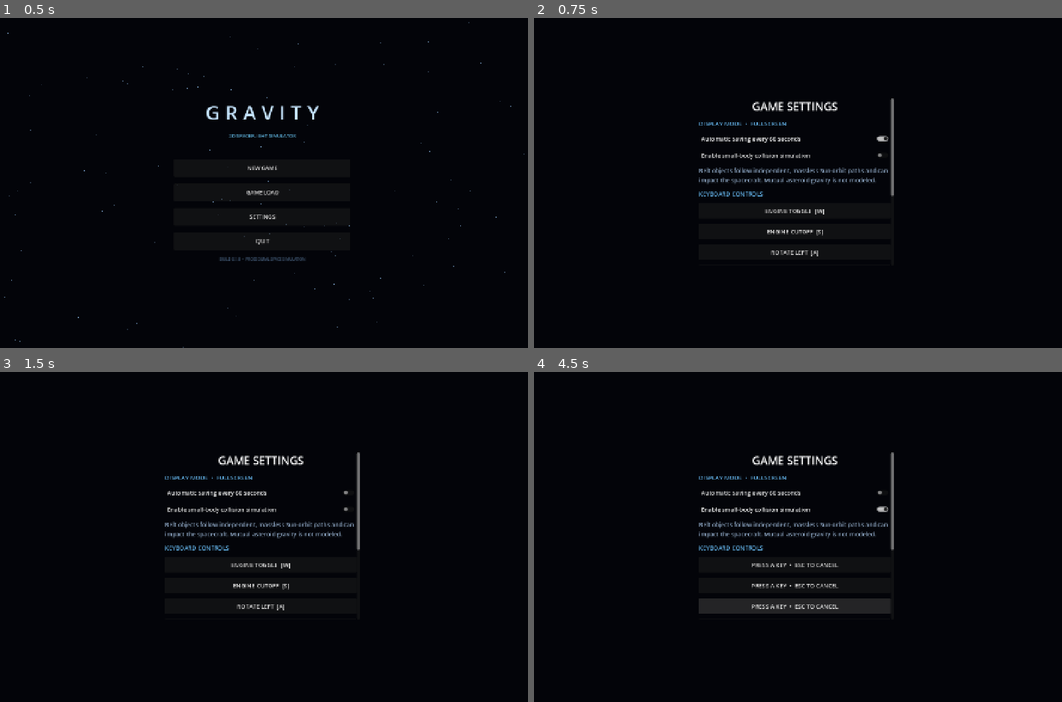
Above: before the commit, frames 1-4 (two rows, left to right).
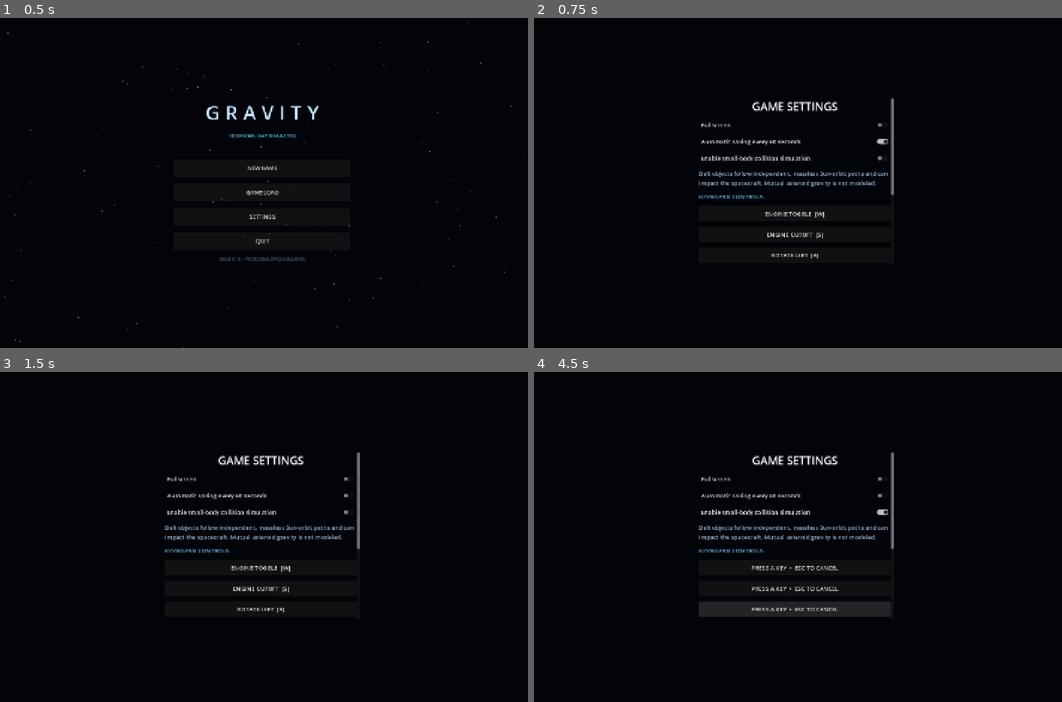
Above: after the commit, the same moments.

Repository: Blagos1195/Gravity-simulator
Game: Godot game, scene res://scenes/main.tscn
The game is run twice, just before and just after one commit, with the same random seed, the same clock (stepped at 60 frames per second) and the same inputs.
Inputs:
- Up to frame 1 (0.5 s): no input
- Up to frame 2 (0.75 s): click "SETTINGS" at 0.5 s
- Up to frame 3 (1.5 s): click "Automatic saving every 60 sec…" at 1.25 s
- Up to frame 4 (4.5 s): click "Enable small-body collision s…" at 2 s; click "ENGINE TOGGLE [W]" at 2.75 s; click "ENGINE CUTOFF [S]" at 3.5 s; click "ROTATE LEFT [A]" at 4.25 s

Frame 1 is identical in both runs. In frame 2, 2.5% of the frame differs, in the area x 31-69%, y 31-73%; in frame 3, 2.5%; in frame 4, 3.4%, in the area x 31-69%, y 31-75%.

Commit message:
Limit fullscreen behaviour to rocket builder

Diff:
--- a/Gravity/scripts/main.gd
+++ b/Gravity/scripts/main.gd
@@ -78,7 +78,6 @@
 var design_preview: Control
 
 func _ready() -> void:
-	DisplayServer.window_set_mode(DisplayServer.WINDOW_MODE_FULLSCREEN)
 	DirAccess.make_dir_recursive_absolute(ProjectSettings.globalize_path(SAVE_DIR))
 	_configure_input_actions()
 	_load_general_settings()
@@ -109,11 +108,14 @@
 	config.load("user://settings.cfg")
 	autosave_enabled = bool(config.get_value("general", "autosave", true))
 	simulate_belt_collisions = bool(config.get_value("general", "simulate_belt_collisions", false))
+	var fullscreen := bool(config.get_value("general", "fullscreen", false))
+	DisplayServer.window_set_mode(DisplayServer.WINDOW_MODE_FULLSCREEN if fullscreen else DisplayServer.WINDOW_MODE_WINDOWED)
 
 func _save_general_settings() -> void:
 	var config := ConfigFile.new()
 	config.set_value("general", "autosave", autosave_enabled)
 	config.set_value("general", "simulate_belt_collisions", simulate_belt_collisions)
+	config.set_value("general", "fullscreen", DisplayServer.window_get_mode() == DisplayServer.WINDOW_MODE_FULLSCREEN)
 	config.save("user://settings.cfg")
 
 func _input(event: InputEvent) -> void:
@@ -179,8 +181,6 @@
 		if not child is Window:
 			continue
 		var window := child as Window
-		if window.mode == Window.MODE_FULLSCREEN:
-			continue
 		window.min_size = Vector2i(mini(window.min_size.x, available.x), mini(window.min_size.y, available.y))
 		var target_size := Vector2i(mini(window.size.x, available.x), mini(window.size.y, available.y))
 		if target_size != window.size:
@@ -1401,10 +1401,14 @@
 	heading.horizontal_alignment = HORIZONTAL_ALIGNMENT_CENTER
 	heading.add_theme_font_size_override("font_size", 30)
 	settings_root.add_child(heading)
-	var fullscreen_label := Label.new()
-	fullscreen_label.text = "DISPLAY MODE  •  FULLSCREEN"
-	fullscreen_label.add_theme_color_override("font_color", Color(0.4, 0.72, 0.94))
-	settings_root.add_child(fullscreen_label)
+	var fullscreen := CheckButton.new()
+	fullscreen.text = "Fullscreen"
+	fullscreen.button_pressed = DisplayServer.window_get_mode() == DisplayServer.WINDOW_MODE_FULLSCREEN
+	fullscreen.toggled.connect(func(enabled: bool):
+		DisplayServer.window_set_mode(DisplayServer.WINDOW_MODE_FULLSCREEN if enabled else DisplayServer.WINDOW_MODE_WINDOWED)
+		_save_general_settings()
+	)
+	settings_root.add_child(fullscreen)
 	var autosave := CheckButton.new()
 	autosave.text = "Automatic saving every 60 seconds"
 	autosave.button_pressed = autosave_enabled
